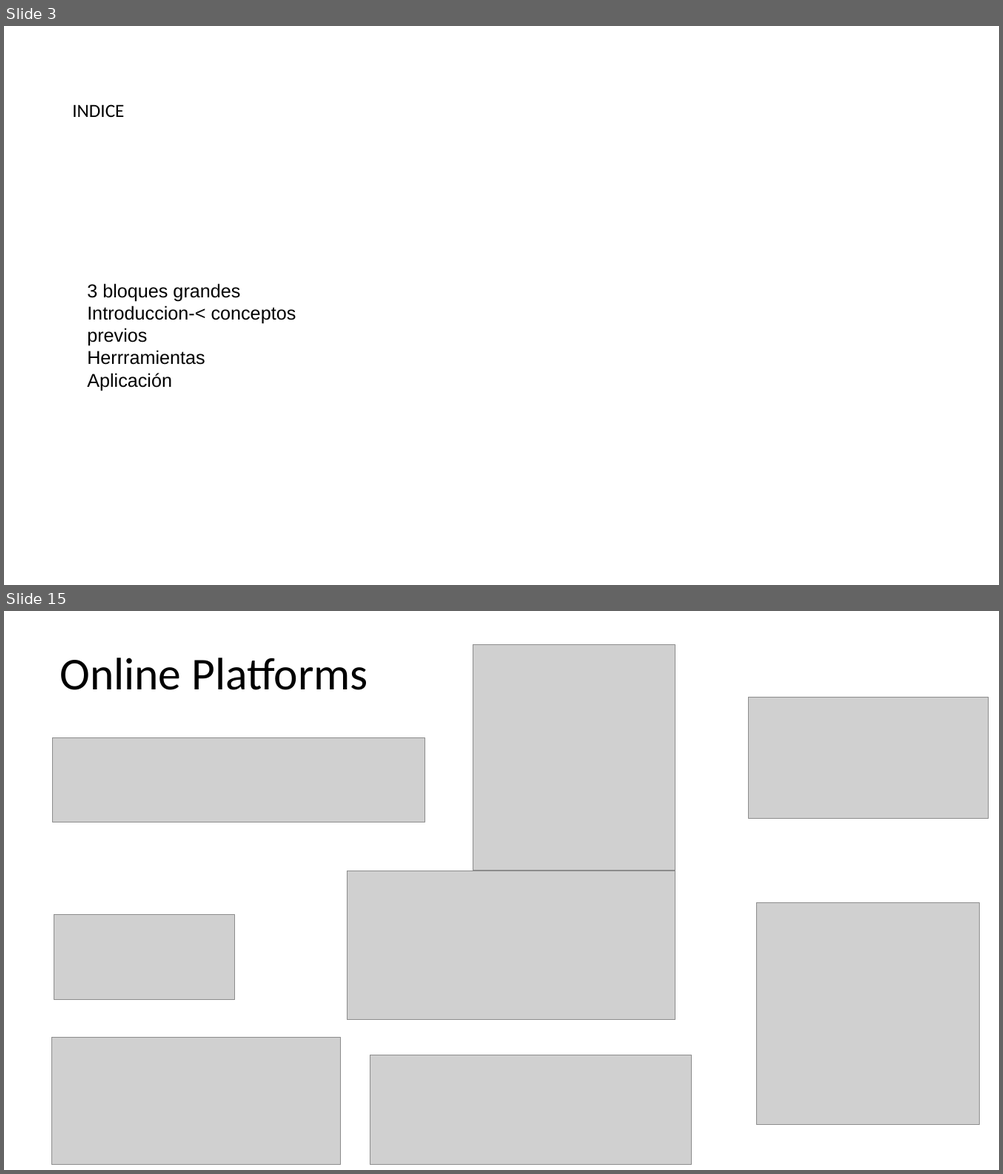
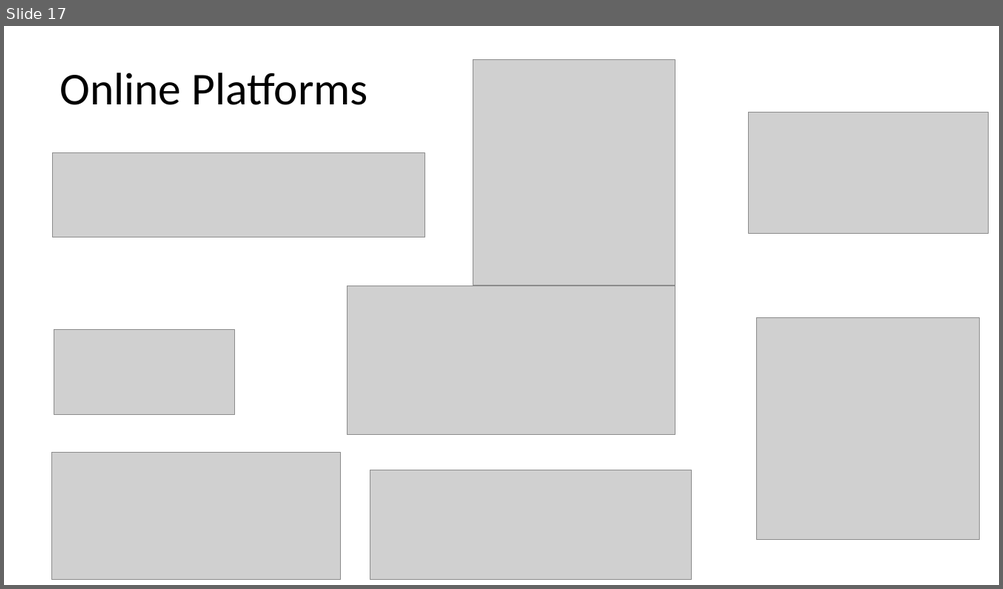
Before and after one commit to G94/CodeHunters_IntroduccionDS_01, a slide deck: Introducción al Análisis de Datos - 01.pptx. Shown one above the other, each under a label of ours: slides 3 and 15 before the commit, slide 17 after it; the slides between them are not shown. The pictures are 1003x1174 and 1003x589 pixels, drawn with LibreOffice and Linux fonts; fonts in the diff are those of the drawing; grey boxes stand for pictures. Boxes give left, top, right and bottom in pixels: in the first picture for what was removed or moved away, otherwise in the second. Text is boxed around its words. In the diff, an @@ line names an element or a change of style, - is before the commit and + after.

```diff
--- a/Introducción al Análisis de Datos - 01.pptx
+++ b/Introducción al Análisis de Datos - 01.pptx
@@ slide 3 removed at (4, 26, 999, 585), background #FFFFFF @@
@@ text removed at (72, 104, 124, 117) @@
-INDICE
@@ text removed at (87, 284, 296, 391) @@
-3 bloques grandes
-Introduccion-< conceptos previos
-Herrramientas
-Aplicación
@@ what was slide 15 is now slide 17 @@
```
Also in this commit, not shown: 10 slides changed, 8 slides added, 4 other slides removed, 1 other file.
